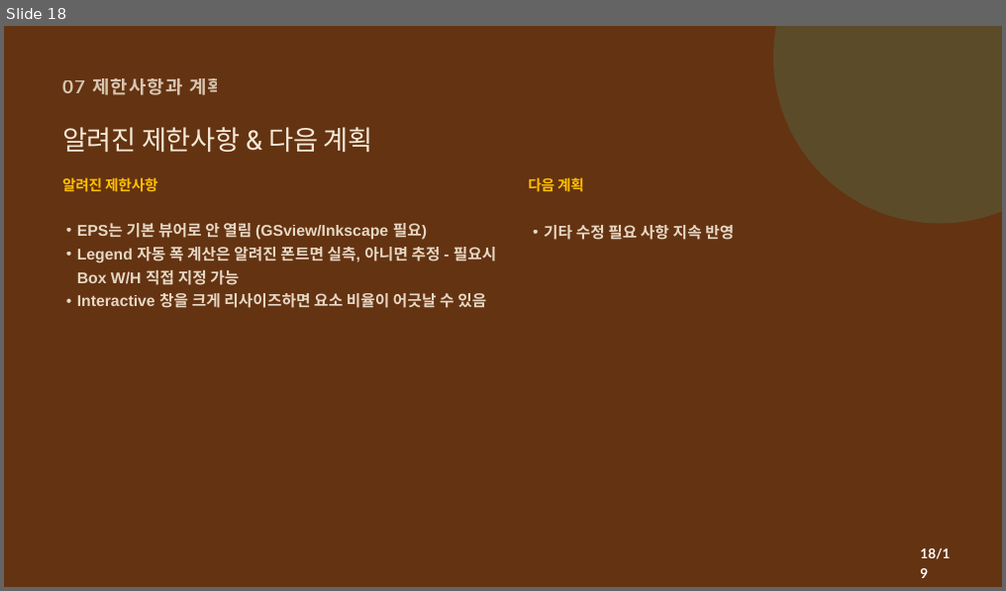
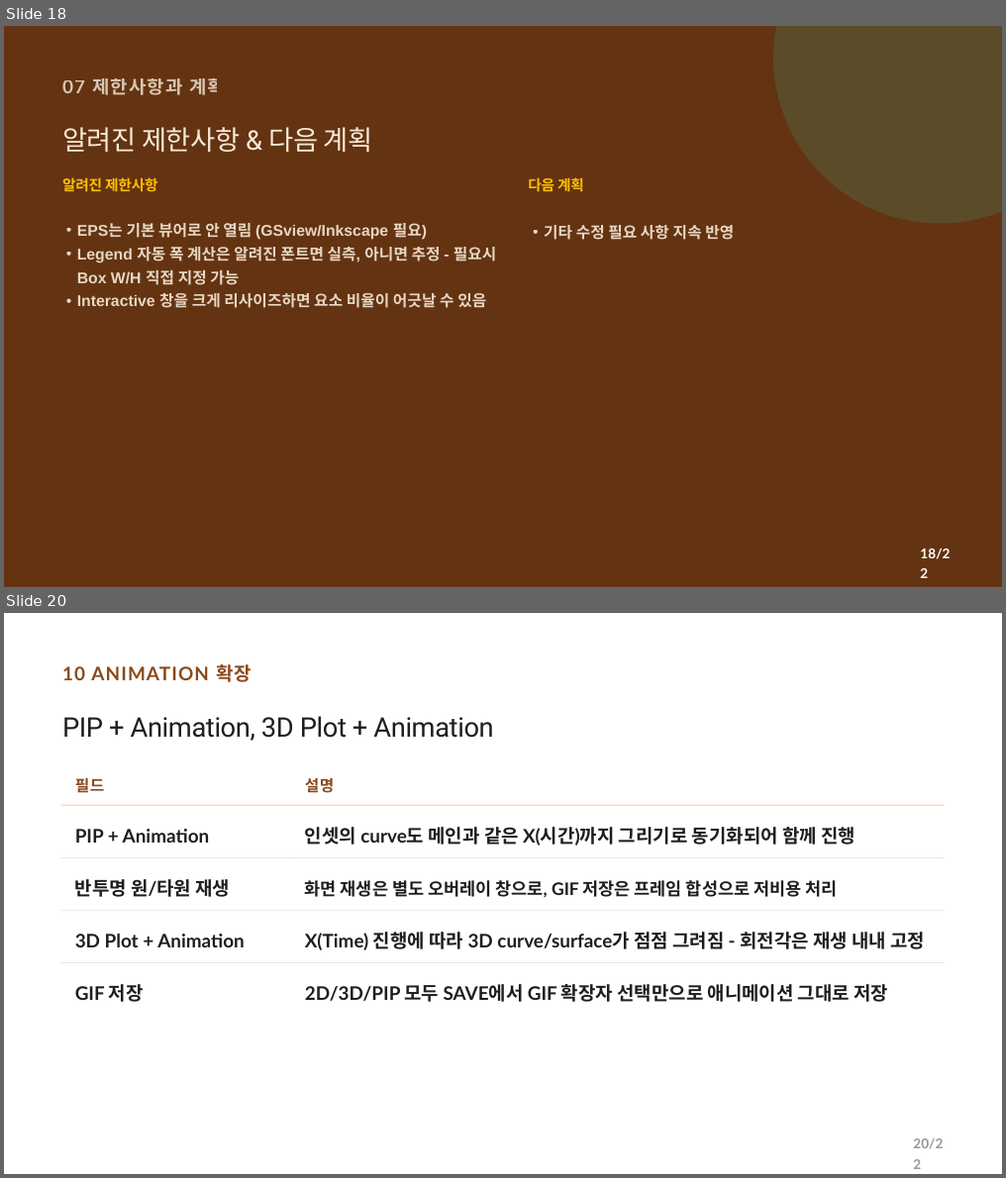
Before and after one commit to CWKIM113/CathPlot_Pub, a slide deck: CathPlot_발표.pptx. Shown one above the other, each under a label of ours: slide 18 before the commit, slides 18 and 20 after it; the slides between them are not shown. The pictures are 1006x591 and 1006x1178 pixels, drawn with LibreOffice and Linux fonts; fonts in the diff are those of the drawing. Boxes give left, top, right and bottom in pixels: in the first picture for what was removed or moved away, otherwise in the second. Text is boxed around its words. In the diff, an @@ line names an element or a change of style, - is before the commit and + after.

```diff
--- a/CathPlot_발표.pptx
+++ b/CathPlot_발표.pptx
@@ slide 20 added at [4, 613, 1002, 1174], background #FFFFFF @@
@@ text added at [62, 664, 252, 682], 27 pt, text #8C491A, bold @@
+10 ANIMATION 확장
@@ text added at [62, 716, 493, 741], 39 pt, text #201E1D @@
+PIP + Animation, 3D Plot + Animation
@@ text added at [75, 777, 105, 793], 22.5 pt, text #8C491A, bold @@
+필드
@@ text added at [305, 778, 335, 793], 22.5 pt, text #8C491A, bold @@
+설명
@@ rectangle added at [61, 805, 291, 806], fill #FFC6A5 @@
@@ rectangle added at [291, 805, 944, 806], fill #FFC6A5 @@
@@ text added at [75, 829, 210, 843], 27 pt, text #201E1D, bold @@
+PIP + Animation
@@ text added at [305, 827, 855, 846], 27 pt, text #201E1D, bold @@
+인셋의 curve도 메인과 같은 X(시간)까지 그리기로 동기화되어 함께 진행
@@ rectangle added at [61, 858, 291, 859], fill #1F1F1F at 16% opacity @@
@@ text added at [75, 879, 230, 897], 27 pt, text #201E1D, bold @@
+반투명 원/타원 재생
@@ rectangle added at [291, 858, 944, 859], fill #1F1F1F at 16% opacity @@
@@ text added at [305, 880, 837, 897], 25 pt, text #201E1D, bold @@
+화면 재생은 별도 오버레이 창으로, GIF 저장은 프레임 합성으로 저비용 처리
@@ rectangle added at [61, 910, 291, 911], fill #1F1F1F at 16% opacity @@
@@ text added at [75, 934, 245, 948], 27 pt, text #201E1D, bold @@
+3D Plot + Animation
@@ rectangle added at [291, 910, 944, 911], fill #1F1F1F at 16% opacity @@
@@ text added at [305, 932, 925, 951], 27 pt, text #201E1D, bold @@
+X(Time) 진행에 따라 3D curve/surface가 점점 그려짐 - 회전각은 재생 내내 고정
@@ rectangle added at [61, 962, 291, 963], fill #1F1F1F at 16% opacity @@
@@ rectangle added at [291, 962, 944, 963], fill #1F1F1F at 16% opacity @@
@@ text added at [75, 984, 144, 1002], 27 pt, text #201E1D, bold @@
+GIF 저장
@@ text added at [305, 984, 888, 1002], 27 pt, text #201E1D, bold @@
+2D/3D/PIP 모두 SAVE에서 GIF 확장자 선택만으로 애니메이션 그대로 저장
@@ text added at [913, 1139, 943, 1150], 19.5 pt, text #1F1F1D at 45% opacity, bold @@
+20/22
@@ slide 18 changed as well @@
@@ text at [920, 549, 949, 560]: text changed @@
-18/19
+18/22
```
Also in this commit, not shown: 18 other slides changed, 2 other slides added, 1 other file.
